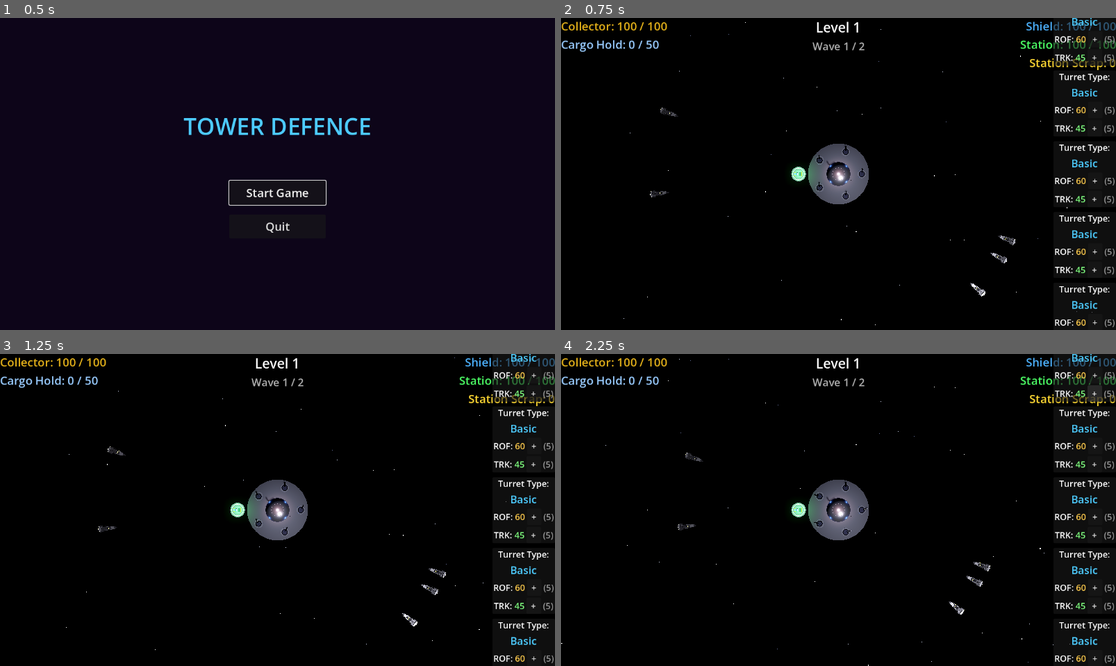
Above: before the commit, frames 1-4 (two rows, left to right).
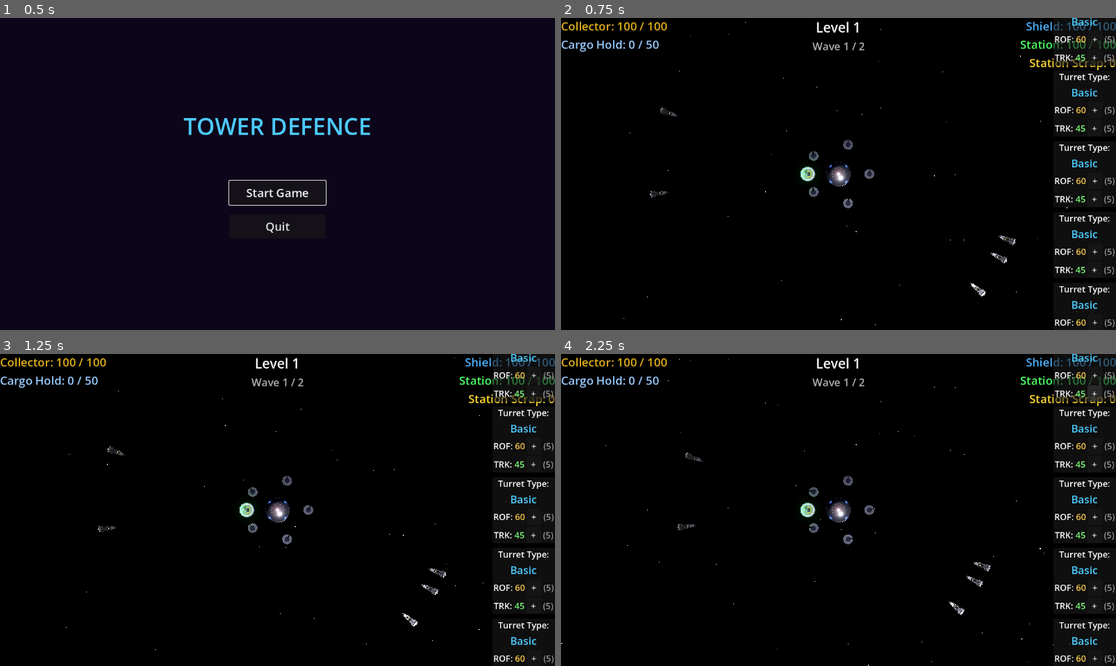
Above: after the commit, the same moments.

Repository: rgjhawkins/towerdefence
Game: Godot game, scene res://main_menu.tscn
Same seed, same stepped clock (60 frames per second), same inputs: the game is played once before the commit and once after it.
Inputs:
- Up to frame 1 (0.5 s): no input
- Up to frame 2 (0.75 s): click "Start Game" at 0.5 s
- Up to frame 3 (1.25 s): no input
- Up to frame 4 (2.25 s): click "+" at 1.25 s; click "+" at 2 s

Frame 1 is identical in both runs. In frame 2, 1.5% of the frame differs, in the area x 41-57%, y 38-62%; in frame 3, 1.5%; in frame 4, 1.6%.

Commit message:
Redesign station: floating turret platforms around central core
- Remove outer disk, keep only central domes with inner ring
- Turrets now on standalone floating platforms with blue glow rings
- Parking bay also floating with glow ring
- Shrink shield radius from 6.0 to 3.0 (covers central station only)
- Collector avoids shield radius instead of old station radius

Co-Authored-By: Claude Opus 4.5 <noreply@anthropic.com>

Diff:
--- a/collector_ship.gd
+++ b/collector_ship.gd
@@ -14,7 +14,7 @@
 @export var tractor_range: float = 2.5  # Range to start pulling scrap
 @export var tractor_power: float = 8.0  # Pull speed
 @export var collect_distance: float = 0.5  # Distance to collect scrap
-@export var station_radius: float = 6.0  # Keep away from station center
+@export var shield_radius: float = 3.0  # Keep away from station shield
 @export var cargo_capacity: int = 50  # Max scrap the collector can hold
 @export var unload_range: float = 1.5  # Distance to parking bay to unload
 @export var unload_rate: float = 10.0  # Scrap unloaded per second
@@ -26,7 +26,7 @@
 var health: float = 100.0
 var current_cargo: int = 0
 var unload_accumulator: float = 0.0
-var parking_bay_pos: Vector3 = Vector3(-6.5, 1, 0)  # Matches ParkingBay position in station
+var parking_bay_pos: Vector3 = Vector3(-5.0, 1, 0)  # Matches ParkingBay position in station
 var intake_pos: Vector3 = Vector3(0, 2.3, 0)  # Station scrap intake position
 var beam_lines: Array[MeshInstance3D] = []
 var beam_material: StandardMaterial3D
@@ -106,19 +106,17 @@
 	# Apply movement
 	position += velocity * delta
 
-	# Keep away from station (at origin)
-	var station_pos := Vector3.ZERO
-	var to_ship := Vector3(position.x, 0, position.z) - station_pos
+	# Keep away from station shield (at origin)
+	var to_ship := Vector3(position.x, 0, position.z)
 	var dist := to_ship.length()
-	if dist < station_radius:
-		# Push ship out to the edge
+	if dist < shield_radius:
 		var push_dir := to_ship.normalized()
-		position.x = push_dir.x * station_radius
-		position.z = push_dir.z * station_radius
-		# Kill velocity towards station
-		var vel_toward_station := velocity.dot(-push_dir)
-		if vel_toward_station > 0:
-			velocity += push_dir * vel_toward_station
+		position.x = push_dir.x * shield_radius
+		position.z = push_dir.z * shield_radius
+		# Kill velocity towards shield
+		var vel_toward_shield := velocity.dot(-push_dir)
+		if vel_toward_shield > 0:
+			velocity += push_dir * vel_toward_shield
 
 
 func _update_engine_glow() -> void:
--- a/game_manager.gd
+++ b/game_manager.gd
@@ -183,7 +183,7 @@
 func _spawn_collector() -> void:
 	if collector_scene:
 		collector_ship = collector_scene.instantiate()
-		collector_ship.global_position = Vector3(-6.5, 1, 0)
+		collector_ship.global_position = Vector3(-5.0, 1.5, 0)
 		collector_ship.rotation.y = PI / 2
 		collector_ship.health_changed.connect(_on_collector_health_changed)
 		collector_ship.cargo_changed.connect(_on_cargo_changed)
--- a/main.tscn
+++ b/main.tscn
@@ -261,19 +261,19 @@
 transform = Transform3D(1, 0, 0, 0, 1, 0, 0, 0, 1, 0, 0, 0)
 
 [node name="Turret1" parent="." instance=ExtResource("2_turret")]
-transform = Transform3D(1, 0, 0, 0, 1, 0, 0, 0, 1, 3.8, 1.0, 0)
+transform = Transform3D(1, 0, 0, 0, 1, 0, 0, 0, 1, 5.0, 1.15, 0)
 
 [node name="Turret2" parent="." instance=ExtResource("2_turret")]
-transform = Transform3D(1, 0, 0, 0, 1, 0, 0, 0, 1, 1.17, 1.0, 3.61)
+transform = Transform3D(1, 0, 0, 0, 1, 0, 0, 0, 1, 1.55, 1.15, 4.76)
 
 [node name="Turret3" parent="." instance=ExtResource("2_turret")]
-transform = Transform3D(1, 0, 0, 0, 1, 0, 0, 0, 1, -3.07, 1.0, 2.23)
+transform = Transform3D(1, 0, 0, 0, 1, 0, 0, 0, 1, -4.05, 1.15, 2.94)
 
 [node name="Turret4" parent="." instance=ExtResource("2_turret")]
-transform = Transform3D(1, 0, 0, 0, 1, 0, 0, 0, 1, -3.07, 1.0, -2.23)
+transform = Transform3D(1, 0, 0, 0, 1, 0, 0, 0, 1, -4.05, 1.15, -2.94)
 
 [node name="Turret5" parent="." instance=ExtResource("2_turret")]
-transform = Transform3D(1, 0, 0, 0, 1, 0, 0, 0, 1, 1.17, 1.0, -3.61)
+transform = Transform3D(1, 0, 0, 0, 1, 0, 0, 0, 1, 1.55, 1.15, -4.76)
 
 [node name="GameManager" type="Node3D" parent="."]
 script = ExtResource("4_gamemanager")
--- a/space_station.gd
+++ b/space_station.gd
@@ -5,7 +5,7 @@
 @export var tractor_range: float = 5.0  # Station radius
 @export var tractor_power: float = 6.0  # Pull speed
 @export var collect_distance: float = 0.8  # Distance to collect
-@export var shield_radius: float = 6.0  # Shield bubble size
+@export var shield_radius: float = 3.0  # Shield bubble size (covers central station only)
 @export var shield_flash_duration: float = 0.3  # How long flash lasts
 
 var beam_lines: Array[MeshInstance3D] = []
--- a/space_station.tscn
+++ b/space_station.tscn
@@ -47,61 +47,41 @@
 emission = Color(0.4, 0.8, 1, 1)
 emission_energy_multiplier = 4.0
 
+[sub_resource type="StandardMaterial3D" id="PlatformGlowMaterial"]
+albedo_color = Color(0.3, 0.6, 1, 1)
+emission_enabled = true
+emission = Color(0.3, 0.5, 1, 1)
+emission_energy_multiplier = 3.0
+
+[sub_resource type="StandardMaterial3D" id="LandingPadMaterial"]
+albedo_color = Color(0.45, 0.45, 0.48, 1)
+metallic = 0.6
+roughness = 0.5
+
+[sub_resource type="StandardMaterial3D" id="LandingLightMaterial"]
+albedo_color = Color(0.3, 1, 0.4, 1)
+emission_enabled = true
+emission = Color(0.3, 1, 0.4, 1)
+emission_energy_multiplier = 3.0
+
+[sub_resource type="StandardMaterial3D" id="IntakeHoleMaterial"]
+albedo_color = Color(0.1, 0.1, 0.15, 1)
+metallic = 0.9
+roughness = 0.2
+
+[sub_resource type="StandardMaterial3D" id="IntakeGlowMaterial"]
+albedo_color = Color(1, 0.55, 0.25, 1)
+emission_enabled = true
+emission = Color(1, 0.45, 0.15, 1)
+emission_energy_multiplier = 4.0
+
 [sub_resource type="StandardMaterial3D" id="HangarFrameMaterial"]
 albedo_color = Color(0.55, 0.55, 0.58, 1)
 metallic = 0.8
 roughness = 0.3
 
-[sub_resource type="StandardMaterial3D" id="HangarInteriorMaterial"]
-albedo_color = Color(0.15, 0.25, 0.35, 1)
-emission_enabled = true
-emission = Color(0.15, 0.35, 0.55, 1)
-emission_energy_multiplier = 1.5
-
-[sub_resource type="StandardMaterial3D" id="LandingPadMaterial"]
-albedo_color = Color(0.45, 0.45, 0.48, 1)
-metallic = 0.6
-roughness = 0.5
-
-[sub_resource type="StandardMaterial3D" id="LandingLightMaterial"]
-albedo_color = Color(0.3, 1, 0.4, 1)
-emission_enabled = true
-emission = Color(0.3, 1, 0.4, 1)
-emission_energy_multiplier = 3.0
-
-[sub_resource type="StandardMaterial3D" id="IntakeHoleMaterial"]
-albedo_color = Color(0.1, 0.1, 0.15, 1)
-metallic = 0.9
-roughness = 0.2
-
-[sub_resource type="StandardMaterial3D" id="IntakeGlowMaterial"]
-albedo_color = Color(1, 0.55, 0.25, 1)
-emission_enabled = true
-emission = Color(1, 0.45, 0.15, 1)
-emission_energy_multiplier = 4.0
-
 [node name="SpaceStation" type="Node3D"]
 script = ExtResource("1_station")
-
-[node name="MainHull" type="CSGCylinder3D" parent="."]
-radius = 5.0
-height = 1.5
-sides = 32
-material = SubResource("StationHullMaterial")
-
-[node name="InnerRing" type="CSGTorus3D" parent="."]
-inner_radius = 2.5
-outer_radius = 3.2
-sides = 32
-ring_sides = 12
-material = SubResource("StationDetailMaterial")
-
-[node name="OuterRing" type="CSGTorus3D" parent="."]
-inner_radius = 4.2
-outer_radius = 4.8
-sides = 32
-ring_sides = 12
-material = SubResource("StationDetailMaterial")
 
 [node name="CentralDomeTop" type="CSGSphere3D" parent="."]
 transform = Transform3D(1, 0, 0, 0, 1, 0, 0, 0, 1, 0, 0.5, 0)
@@ -117,6 +97,13 @@
 rings = 12
 material = SubResource("StationHullMaterial")
 
+[node name="InnerRing" type="CSGTorus3D" parent="."]
+inner_radius = 1.8
+outer_radius = 2.2
+sides = 32
+ring_sides = 12
+material = SubResource("StationDetailMaterial")
+
 [node name="ScrapIntake" type="Node3D" parent="."]
 transform = Transform3D(1, 0, 0, 0, 1, 0, 0, 0, 1, 0, 2.3, 0)
 
@@ -169,141 +156,92 @@
 material = SubResource("GlowMaterial")
 
 [node name="TurretMount1" type="Node3D" parent="."]
-transform = Transform3D(1, 0, 0, 0, 1, 0, 0, 0, 1, 3.8, 0.5, 0)
-
-[node name="Base" type="CSGCylinder3D" parent="TurretMount1"]
-radius = 0.7
-height = 0.8
-sides = 12
-material = SubResource("TurretBaseMaterial")
+transform = Transform3D(1, 0, 0, 0, 1, 0, 0, 0, 1, 5.0, 1.0, 0)
 
 [node name="Platform" type="CSGCylinder3D" parent="TurretMount1"]
-transform = Transform3D(1, 0, 0, 0, 1, 0, 0, 0, 1, 0, 0.5, 0)
-radius = 0.5
-height = 0.3
-sides = 12
-material = SubResource("StationDetailMaterial")
+radius = 0.8
+height = 0.25
+sides = 16
+material = SubResource("TurretBaseMaterial")
+
+[node name="GlowRing" type="CSGTorus3D" parent="TurretMount1"]
+transform = Transform3D(1, 0, 0, 0, 1, 0, 0, 0, 1, 0, -0.05, 0)
+inner_radius = 0.6
+outer_radius = 0.75
+sides = 16
+ring_sides = 8
+material = SubResource("PlatformGlowMaterial")
 
 [node name="TurretMount2" type="Node3D" parent="."]
-transform = Transform3D(1, 0, 0, 0, 1, 0, 0, 0, 1, 1.17, 0.5, 3.61)
-
-[node name="Base" type="CSGCylinder3D" parent="TurretMount2"]
-radius = 0.7
-height = 0.8
-sides = 12
-material = SubResource("TurretBaseMaterial")
+transform = Transform3D(1, 0, 0, 0, 1, 0, 0, 0, 1, 1.55, 1.0, 4.76)
 
 [node name="Platform" type="CSGCylinder3D" parent="TurretMount2"]
-transform = Transform3D(1, 0, 0, 0, 1, 0, 0, 0, 1, 0, 0.5, 0)
-radius = 0.5
-height = 0.3
-sides = 12
-material = SubResource("StationDetailMaterial")
+radius = 0.8
+height = 0.25
+sides = 16
+material = SubResource("TurretBaseMaterial")
+
+[node name="GlowRing" type="CSGTorus3D" parent="TurretMount2"]
+transform = Transform3D(1, 0, 0, 0, 1, 0, 0, 0, 1, 0, -0.05, 0)
+inner_radius = 0.6
+outer_radius = 0.75
+sides = 16
+ring_sides = 8
+material = SubResource("PlatformGlowMaterial")
 
 [node name="TurretMount3" type="Node3D" parent="."]
-transform = Transform3D(1, 0, 0, 0, 1, 0, 0, 0, 1, -3.07, 0.5, 2.23)
-
-[node name="Base" type="CSGCylinder3D" parent="TurretMount3"]
-radius = 0.7
-height = 0.8
-sides = 12
-material = SubResource("TurretBaseMaterial")
+transform = Transform3D(1, 0, 0, 0, 1, 0, 0, 0, 1, -4.05, 1.0, 2.94)
 
 [node name="Platform" type="CSGCylinder3D" parent="TurretMount3"]
-transform = Transform3D(1, 0, 0, 0, 1, 0, 0, 0, 1, 0, 0.5, 0)
-radius = 0.5
-height = 0.3
-sides = 12
-material = SubResource("StationDetailMaterial")
+radius = 0.8
+height = 0.25
+sides = 16
+material = SubResource("TurretBaseMaterial")
+
+[node name="GlowRing" type="CSGTorus3D" parent="TurretMount3"]
+transform = Transform3D(1, 0, 0, 0, 1, 0, 0, 0, 1, 0, -0.05, 0)
+inner_radius = 0.6
+outer_radius = 0.75
+sides = 16
+ring_sides = 8
+material = SubResource("PlatformGlowMaterial")
 
 [node name="TurretMount4" type="Node3D" parent="."]
-transform = Transform3D(1, 0, 0, 0, 1, 0, 0, 0, 1, -3.07, 0.5, -2.23)
-
-[node name="Base" type="CSGCylinder3D" parent="TurretMount4"]
-radius = 0.7
-height = 0.8
-sides = 12
-material = SubResource("TurretBaseMaterial")
+transform = Transform3D(1, 0, 0, 0, 1, 0, 0, 0, 1, -4.05, 1.0, -2.94)
 
 [node name="Platform" type="CSGCylinder3D" parent="TurretMount4"]
-transform = Transform3D(1, 0, 0, 0, 1, 0, 0, 0, 1, 0, 0.5, 0)
-radius = 0.5
-height = 0.3
-sides = 12
-material = SubResource("StationDetailMaterial")
+radius = 0.8
+height = 0.25
+sides = 16
+material = SubResource("TurretBaseMaterial")
+
+[node name="GlowRing" type="CSGTorus3D" parent="TurretMount4"]
+transform = Transform3D(1, 0, 0, 0, 1, 0, 0, 0, 1, 0, -0.05, 0)
+inner_radius = 0.6
+outer_radius = 0.75
+sides = 16
+ring_sides = 8
+material = SubResource("PlatformGlowMaterial")
 
 [node name="TurretMount5" type="Node3D" parent="."]
-transform = Transform3D(1, 0, 0, 0, 1, 0, 0, 0, 1, 1.17, 0.5, -3.61)
-
-[node name="Base" type="CSGCylinder3D" parent="TurretMount5"]
-radius = 0.7
-height = 0.8
-sides = 12
-material = SubResource("TurretBaseMaterial")
+transform = Transform3D(1, 0, 0, 0, 1, 0, 0, 0, 1, 1.55, 1.0, -4.76)
 
 [node name="Platform" type="CSGCylinder3D" parent="TurretMount5"]
-transform = Transform3D(1, 0, 0, 0, 1, 0, 0, 0, 1, 0, 0.5, 0)
-radius = 0.5
-height = 0.3
-sides = 12
-material = SubResource("StationDetailMaterial")
-
-[node name="Antenna1" type="CSGCylinder3D" parent="."]
-transform = Transform3D(1, 0, 0, 0, 1, 0, 0, 0, 1, 2, 1.5, 1)
-radius = 0.05
-height = 1.5
-sides = 8
-material = SubResource("StationDetailMaterial")
-
-[node name="Antenna2" type="CSGCylinder3D" parent="."]
-transform = Transform3D(1, 0, 0, 0, 1, 0, 0, 0, 1, -1.5, 1.5, -1.5)
-radius = 0.05
-height = 1.2
-sides = 8
-material = SubResource("StationDetailMaterial")
-
-[node name="HangarBay" type="Node3D" parent="."]
-transform = Transform3D(1, 0, 0, 0, 1, 0, 0, 0, 1, 0, -0.5, 3.5)
-
-[node name="Interior" type="CSGBox3D" parent="HangarBay"]
-size = Vector3(1.8, 0.6, 1.2)
-material = SubResource("HangarInteriorMaterial")
-
-[node name="FrameLeft" type="CSGBox3D" parent="HangarBay"]
-transform = Transform3D(1, 0, 0, 0, 1, 0, 0, 0, 1, -0.85, 0, 0.5)
-size = Vector3(0.15, 0.7, 0.3)
-material = SubResource("HangarFrameMaterial")
-
-[node name="FrameRight" type="CSGBox3D" parent="HangarBay"]
-transform = Transform3D(1, 0, 0, 0, 1, 0, 0, 0, 1, 0.85, 0, 0.5)
-size = Vector3(0.15, 0.7, 0.3)
-material = SubResource("HangarFrameMaterial")
-
-[node name="FrameTop" type="CSGBox3D" parent="HangarBay"]
-transform = Transform3D(1, 0, 0, 0, 1, 0, 0, 0, 1, 0, 0.3, 0.5)
-size = Vector3(1.85, 0.15, 0.3)
-material = SubResource("HangarFrameMaterial")
-
-[node name="FrameBottom" type="CSGBox3D" parent="HangarBay"]
-transform = Transform3D(1, 0, 0, 0, 1, 0, 0, 0, 1, 0, -0.3, 0.5)
-size = Vector3(1.85, 0.15, 0.3)
-material = SubResource("HangarFrameMaterial")
-
-[node name="LightLeft" type="CSGBox3D" parent="HangarBay"]
-transform = Transform3D(1, 0, 0, 0, 1, 0, 0, 0, 1, -0.75, 0, 0.6)
-size = Vector3(0.05, 0.5, 0.05)
-material = SubResource("GlowMaterial")
-
-[node name="LightRight" type="CSGBox3D" parent="HangarBay"]
-transform = Transform3D(1, 0, 0, 0, 1, 0, 0, 0, 1, 0.75, 0, 0.6)
-size = Vector3(0.05, 0.5, 0.05)
-material = SubResource("GlowMaterial")
-
-[node name="LaunchPoint" type="Node3D" parent="HangarBay"]
-transform = Transform3D(1, 0, 0, 0, 1, 0, 0, 0, 1, 0, 0, 1.0)
+radius = 0.8
+height = 0.25
+sides = 16
+material = SubResource("TurretBaseMaterial")
+
+[node name="GlowRing" type="CSGTorus3D" parent="TurretMount5"]
+transform = Transform3D(1, 0, 0, 0, 1, 0, 0, 0, 1, 0, -0.05, 0)
+inner_radius = 0.6
+outer_radius = 0.75
+sides = 16
+ring_sides = 8
+material = SubResource("PlatformGlowMaterial")
 
 [node name="ParkingBay" type="Node3D" parent="."]
-transform = Transform3D(1, 0, 0, 0, 1, 0, 0, 0, 1, -6.5, 1, 0)
+transform = Transform3D(1, 0, 0, 0, 1, 0, 0, 0, 1, -5.0, 1, 0)
 
 [node name="LandingPad" type="CSGCylinder3D" parent="ParkingBay"]
 radius = 1.2
@@ -319,6 +257,14 @@
 ring_sides = 6
 material = SubResource("LandingLightMaterial")
 
+[node name="GlowRing" type="CSGTorus3D" parent="ParkingBay"]
+transform = Transform3D(1, 0, 0, 0, 1, 0, 0, 0, 1, 0, -0.05, 0)
+inner_radius = 1.0
+outer_radius = 1.15
+sides = 16
+ring_sides = 8
+material = SubResource("PlatformGlowMaterial")
+
 [node name="GuideLight1" type="CSGBox3D" parent="ParkingBay"]
 transform = Transform3D(1, 0, 0, 0, 1, 0, 0, 0, 1, 0, 0.1, 1.0)
 size = Vector3(0.1, 0.1, 0.1)
@@ -334,10 +280,5 @@
 size = Vector3(0.1, 0.1, 0.1)
 material = SubResource("LandingLightMaterial")
 
-[node name="SupportStrut" type="CSGBox3D" parent="ParkingBay"]
-transform = Transform3D(1, 0, 0, 0, 1, 0, 0, 0, 1, 0.8, -0.3, 0)
-size = Vector3(0.15, 0.7, 0.15)
-material = SubResource("HangarFrameMaterial")
-
 [node name="ParkingPoint" type="Node3D" parent="ParkingBay"]
 transform = Transform3D(1, 0, 0, 0, 1, 0, 0, 0, 1, 0, 0.5, 0)
